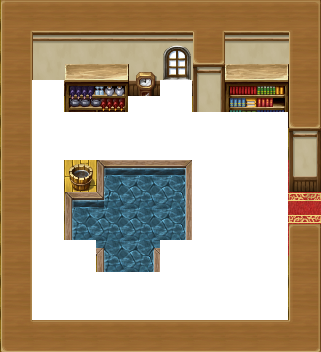
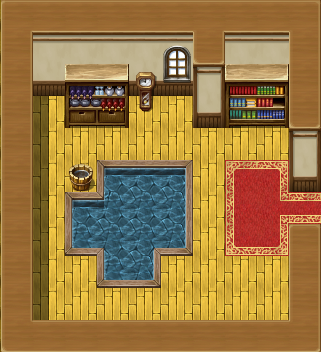
Two versions of the same layered image (321x352). Layer-by-layer changes:
added layer "Pasted Layer copy #1" above "Pasted Layer copy" over <box>32,80,288,320</box>
showed "Pasted Layer" over <box>32,80,288,320</box>
